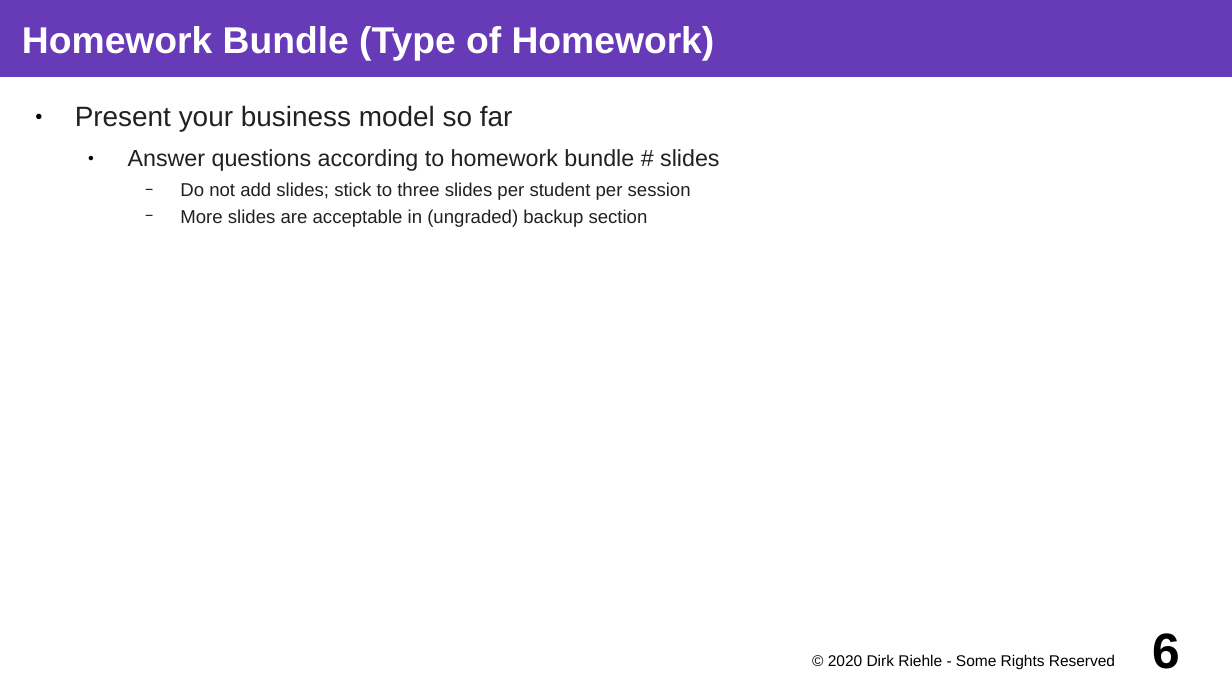
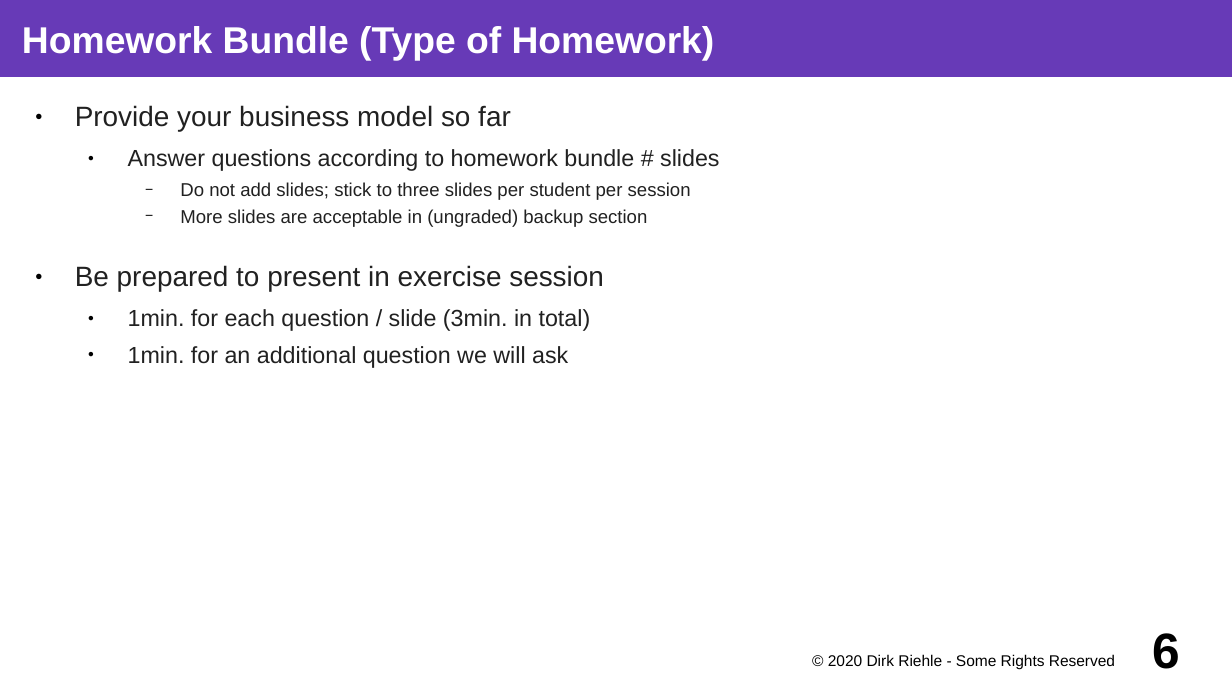
Before and after one commit to dirkriehle/coss-course, a slide deck: slide 6 of Lecture slides/COSS A02 - Course Homework.odp. Drawn at 1232x693 pixels with LibreOffice and Linux fonts; fonts in the diff are those of the drawing. Boxes give left, top, right and bottom in pixels: in the first picture for what was removed or moved away, otherwise in the second. Text is boxed around its words. In the diff, an @@ line names an element or a change of style, - is before the commit and + after.

Commit message:
Added information about exercise sessions

```diff
--- a/Lecture slides/COSS A02 - Course Homework.odp
+++ b/Lecture slides/COSS A02 - Course Homework.odp
@@ text at box(75, 105, 511, 132): text changed @@
-● Present your business model so far
+● Provide your business model so far
@@ text at box(75, 265, 604, 368): paragraphs added @@
+● Be prepared to present in exercise session
+  ● 1min. for each question / slide (3min. in total)
+  ● 1min. for an additional question we will ask
```
Also in this commit, not shown: 1 other file.
